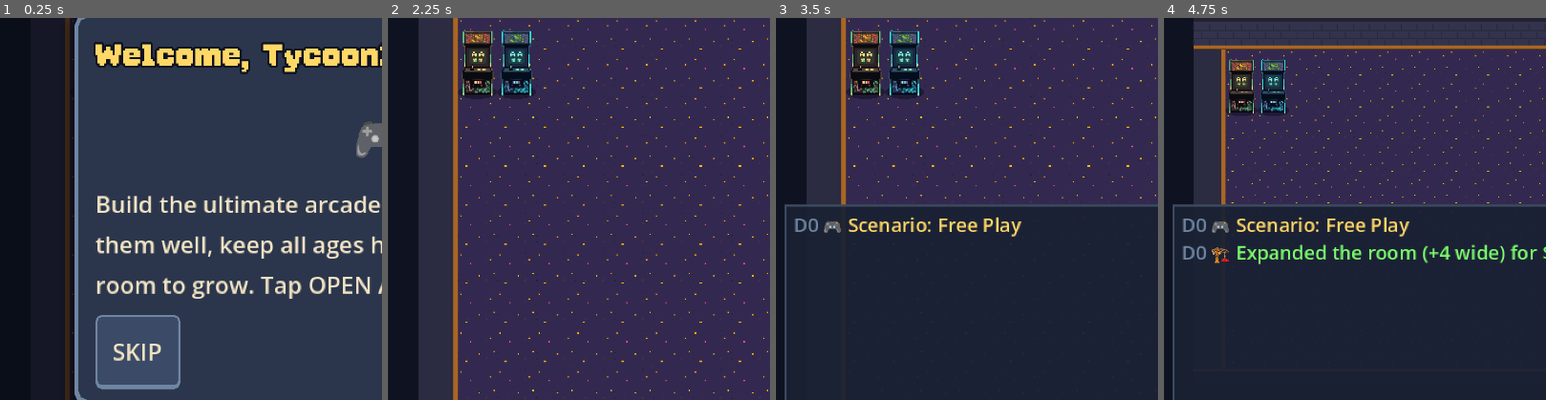
Above: before the commit, frames 1-4 (left to right).
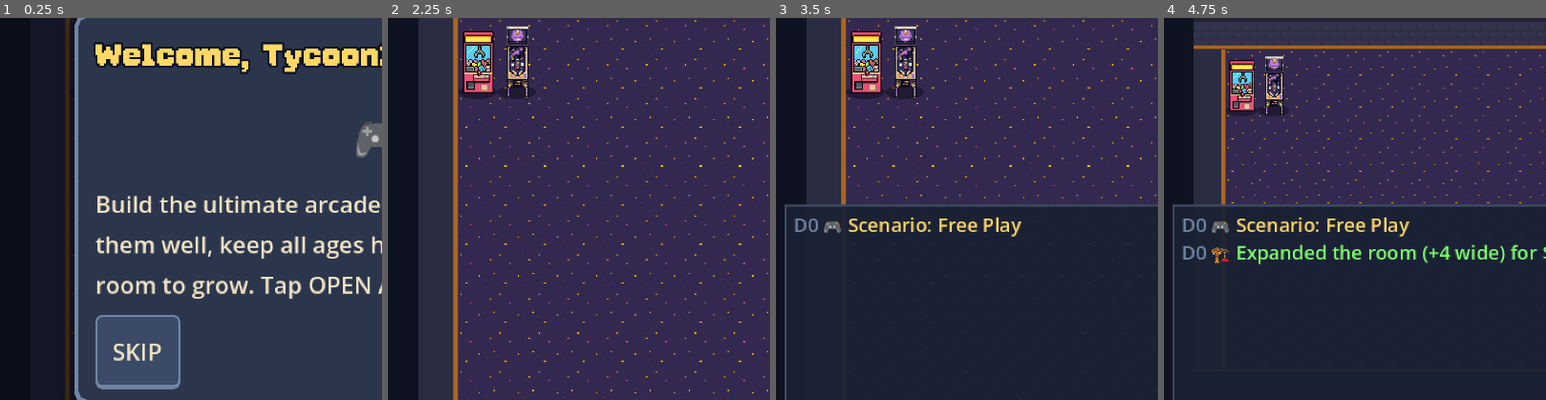
Above: after the commit, the same moments.

Repository: Funfetsunk/arcade_v2
Game: Godot game, scene res://main.tscn
The game is run twice, just before and just after one commit, with the same random seed, the same clock (stepped at 60 frames per second) and the same inputs.
Inputs:
- Up to frame 1 (0.25 s): no input
- Up to frame 2 (2.25 s): click "OPEN ARCADE" at 0.5 s; click "OPEN ARCADE" at 1.25 s; click "SKIP" at 2 s
- Up to frame 3 (3.5 s): click "📜 EVENT LOG" at 2.75 s
- Up to frame 4 (4.75 s): click "🕹 FLOOR" at 3.5 s; click "↔ Wider +4" at 4.25 s
The pictures show only the part of the screen within x 0-50%, y 25-75%; the shares and areas given below are measured in that part.

The runs differ from the first frame. In frame 2, 2.5% of the frame differs, in the area x 19-38%, y 2-22%; in frame 3, 2.5%; in frame 4, 1.7%.

Commit message:
Add cabinet art for the remaining 17 machines
Every machine now has its own four-facing PixelLab sprites, so the
tinted Space Defend placeholder is no longer used. First-pass art,
pending review.

Co-Authored-By: Claude Opus 5.5 <noreply@anthropic.com>

Diff:
--- a/data/catalogs/machines/air_hockey.tres
+++ b/data/catalogs/machines/air_hockey.tres
@@ -1,8 +1,12 @@
-[gd_resource type="Resource" script_class="MachineDef" load_steps=4 format=3]
+[gd_resource type="Resource" script_class="MachineDef" load_steps=8 format=3]
 
 [ext_resource type="Script" path="res://data/defs/machine_def.gd" id="1"]
 [ext_resource type="Resource" path="res://data/catalogs/genres/prize.tres" id="2"]
 [ext_resource type="PackedScene" path="res://minigames/airhockey/airhockey.tscn" id="3"]
+[ext_resource type="Texture2D" path="res://assets/sprites/cabinets/air_hockey/south.png" id="4"]
+[ext_resource type="Texture2D" path="res://assets/sprites/cabinets/air_hockey/east.png" id="5"]
+[ext_resource type="Texture2D" path="res://assets/sprites/cabinets/air_hockey/north.png" id="6"]
+[ext_resource type="Texture2D" path="res://assets/sprites/cabinets/air_hockey/west.png" id="7"]
 
 [resource]
 script = ExtResource("1")
@@ -21,4 +25,8 @@
 audience = 1
 special = 0
 genre = ExtResource("2")
+sprite_south = ExtResource("4")
+sprite_east = ExtResource("5")
+sprite_north = ExtResource("6")
+sprite_west = ExtResource("7")
 minigame = ExtResource("3")
--- a/data/catalogs/machines/basketball.tres
+++ b/data/catalogs/machines/basketball.tres
@@ -1,8 +1,12 @@
-[gd_resource type="Resource" script_class="MachineDef" load_steps=4 format=3]
+[gd_resource type="Resource" script_class="MachineDef" load_steps=8 format=3]
 
 [ext_resource type="Script" path="res://data/defs/machine_def.gd" id="1"]
 [ext_resource type="Resource" path="res://data/catalogs/genres/prize.tres" id="2"]
 [ext_resource type="PackedScene" path="res://minigames/hoops/hoops.tscn" id="3"]
+[ext_resource type="Texture2D" path="res://assets/sprites/cabinets/basketball/south.png" id="4"]
+[ext_resource type="Texture2D" path="res://assets/sprites/cabinets/basketball/east.png" id="5"]
+[ext_resource type="Texture2D" path="res://assets/sprites/cabinets/basketball/north.png" id="6"]
+[ext_resource type="Texture2D" path="res://assets/sprites/cabinets/basketball/west.png" id="7"]
 
 [resource]
 script = ExtResource("1")
@@ -21,4 +25,8 @@
 audience = 1
 special = 0
 genre = ExtResource("2")
+sprite_south = ExtResource("4")
+sprite_east = ExtResource("5")
+sprite_north = ExtResource("6")
+sprite_west = ExtResource("7")
 minigame = ExtResource("3")
--- a/data/catalogs/machines/claw.tres
+++ b/data/catalogs/machines/claw.tres
@@ -6,6 +6,10 @@
 [ext_resource type="Resource" path="res://data/catalogs/dip_switches/free_play.tres" id="4"]
 [ext_resource type="Script" path="res://data/defs/dip_switch_def.gd" id="5"]
 [ext_resource type="PackedScene" path="res://minigames/claw/claw.tscn" id="6"]
+[ext_resource type="Texture2D" path="res://assets/sprites/cabinets/claw/south.png" id="7"]
+[ext_resource type="Texture2D" path="res://assets/sprites/cabinets/claw/east.png" id="8"]
+[ext_resource type="Texture2D" path="res://assets/sprites/cabinets/claw/north.png" id="9"]
+[ext_resource type="Texture2D" path="res://assets/sprites/cabinets/claw/west.png" id="10"]
 
 [resource]
 script = ExtResource("1")
@@ -25,4 +29,8 @@
 special = 0
 genre = ExtResource("2")
 dip_switches = Array[ExtResource("5")]([ExtResource("3"), ExtResource("4")])
+sprite_south = ExtResource("7")
+sprite_east = ExtResource("8")
+sprite_north = ExtResource("9")
+sprite_west = ExtResource("10")
 minigame = ExtResource("6")
--- a/data/catalogs/machines/coin_push.tres
+++ b/data/catalogs/machines/coin_push.tres
@@ -1,10 +1,14 @@
-[gd_resource type="Resource" script_class="MachineDef" load_steps=6 format=3]
+[gd_resource type="Resource" script_class="MachineDef" load_steps=10 format=3]
 
 [ext_resource type="Script" path="res://data/defs/machine_def.gd" id="1"]
 [ext_resource type="Resource" path="res://data/catalogs/genres/prize.tres" id="2"]
 [ext_resource type="Resource" path="res://data/catalogs/dip_switches/win_rate.tres" id="3"]
 [ext_resource type="Resource" path="res://data/catalogs/dip_switches/free_play.tres" id="4"]
 [ext_resource type="Script" path="res://data/defs/dip_switch_def.gd" id="5"]
+[ext_resource type="Texture2D" path="res://assets/sprites/cabinets/coin_push/south.png" id="6"]
+[ext_resource type="Texture2D" path="res://assets/sprites/cabinets/coin_push/east.png" id="7"]
+[ext_resource type="Texture2D" path="res://assets/sprites/cabinets/coin_push/north.png" id="8"]
+[ext_resource type="Texture2D" path="res://assets/sprites/cabinets/coin_push/west.png" id="9"]
 
 [resource]
 script = ExtResource("1")
@@ -24,3 +28,7 @@
 special = 0
 genre = ExtResource("2")
 dip_switches = Array[ExtResource("5")]([ExtResource("3"), ExtResource("4")])
+sprite_south = ExtResource("6")
+sprite_east = ExtResource("7")
+sprite_north = ExtResource("8")
+sprite_west = ExtResource("9")
--- a/data/catalogs/machines/crane.tres
+++ b/data/catalogs/machines/crane.tres
@@ -6,6 +6,10 @@
 [ext_resource type="Resource" path="res://data/catalogs/dip_switches/free_play.tres" id="4"]
 [ext_resource type="Script" path="res://data/defs/dip_switch_def.gd" id="5"]
 [ext_resource type="PackedScene" path="res://minigames/crane/crane.tscn" id="6"]
+[ext_resource type="Texture2D" path="res://assets/sprites/cabinets/crane/south.png" id="7"]
+[ext_resource type="Texture2D" path="res://assets/sprites/cabinets/crane/east.png" id="8"]
+[ext_resource type="Texture2D" path="res://assets/sprites/cabinets/crane/north.png" id="9"]
+[ext_resource type="Texture2D" path="res://assets/sprites/cabinets/crane/west.png" id="10"]
 
 [resource]
 script = ExtResource("1")
@@ -25,4 +29,8 @@
 special = 0
 genre = ExtResource("2")
 dip_switches = Array[ExtResource("5")]([ExtResource("3"), ExtResource("4")])
+sprite_south = ExtResource("7")
+sprite_east = ExtResource("8")
+sprite_north = ExtResource("9")
+sprite_west = ExtResource("10")
 minigame = ExtResource("6")
--- a/data/catalogs/machines/ddr.tres
+++ b/data/catalogs/machines/ddr.tres
@@ -7,6 +7,10 @@
 [ext_resource type="Resource" path="res://data/catalogs/dip_switches/players.tres" id="5"]
 [ext_resource type="Resource" path="res://data/catalogs/dip_switches/free_play.tres" id="6"]
 [ext_resource type="Script" path="res://data/defs/dip_switch_def.gd" id="7"]
+[ext_resource type="Texture2D" path="res://assets/sprites/cabinets/ddr/south.png" id="8"]
+[ext_resource type="Texture2D" path="res://assets/sprites/cabinets/ddr/east.png" id="9"]
+[ext_resource type="Texture2D" path="res://assets/sprites/cabinets/ddr/north.png" id="10"]
+[ext_resource type="Texture2D" path="res://assets/sprites/cabinets/ddr/west.png" id="11"]
 
 [resource]
 script = ExtResource("1")
@@ -26,3 +30,7 @@
 special = 0
 genre = ExtResource("2")
 dip_switches = Array[ExtResource("7")]([ExtResource("3"), ExtResource("4"), ExtResource("5"), ExtResource("6")])
+sprite_south = ExtResource("8")
+sprite_east = ExtResource("9")
+sprite_north = ExtResource("10")
+sprite_west = ExtResource("11")
--- a/data/catalogs/machines/food_counter.tres
+++ b/data/catalogs/machines/food_counter.tres
@@ -1,6 +1,10 @@
-[gd_resource type="Resource" script_class="MachineDef" load_steps=2 format=3]
+[gd_resource type="Resource" script_class="MachineDef" load_steps=6 format=3]
 
 [ext_resource type="Script" path="res://data/defs/machine_def.gd" id="1"]
+[ext_resource type="Texture2D" path="res://assets/sprites/cabinets/food_counter/south.png" id="2"]
+[ext_resource type="Texture2D" path="res://assets/sprites/cabinets/food_counter/east.png" id="3"]
+[ext_resource type="Texture2D" path="res://assets/sprites/cabinets/food_counter/north.png" id="4"]
+[ext_resource type="Texture2D" path="res://assets/sprites/cabinets/food_counter/west.png" id="5"]
 
 [resource]
 script = ExtResource("1")
@@ -18,3 +22,7 @@
 type = 2
 audience = 4
 special = 0
+sprite_south = ExtResource("2")
+sprite_east = ExtResource("3")
+sprite_north = ExtResource("4")
+sprite_west = ExtResource("5")
--- a/data/catalogs/machines/jackpot_machine.tres
+++ b/data/catalogs/machines/jackpot_machine.tres
@@ -1,7 +1,11 @@
-[gd_resource type="Resource" script_class="MachineDef" load_steps=3 format=3]
+[gd_resource type="Resource" script_class="MachineDef" load_steps=7 format=3]
 
 [ext_resource type="Script" path="res://data/defs/machine_def.gd" id="1"]
 [ext_resource type="Resource" path="res://data/catalogs/genres/prize.tres" id="2"]
+[ext_resource type="Texture2D" path="res://assets/sprites/cabinets/jackpot_machine/south.png" id="3"]
+[ext_resource type="Texture2D" path="res://assets/sprites/cabinets/jackpot_machine/east.png" id="4"]
+[ext_resource type="Texture2D" path="res://assets/sprites/cabinets/jackpot_machine/north.png" id="5"]
+[ext_resource type="Texture2D" path="res://assets/sprites/cabinets/jackpot_machine/west.png" id="6"]
 
 [resource]
 script = ExtResource("1")
@@ -20,3 +24,7 @@
 audience = 3
 special = 1
 genre = ExtResource("2")
+sprite_south = ExtResource("3")
+sprite_east = ExtResource("4")
+sprite_north = ExtResource("5")
+sprite_west = ExtResource("6")
--- a/data/catalogs/machines/motion_sim.tres
+++ b/data/catalogs/machines/motion_sim.tres
@@ -1,7 +1,11 @@
-[gd_resource type="Resource" script_class="MachineDef" load_steps=3 format=3]
+[gd_resource type="Resource" script_class="MachineDef" load_steps=7 format=3]
 
 [ext_resource type="Script" path="res://data/defs/machine_def.gd" id="1"]
 [ext_resource type="Resource" path="res://data/catalogs/genres/rhythm.tres" id="2"]
+[ext_resource type="Texture2D" path="res://assets/sprites/cabinets/motion_sim/south.png" id="3"]
+[ext_resource type="Texture2D" path="res://assets/sprites/cabinets/motion_sim/east.png" id="4"]
+[ext_resource type="Texture2D" path="res://assets/sprites/cabinets/motion_sim/north.png" id="5"]
+[ext_resource type="Texture2D" path="res://assets/sprites/cabinets/motion_sim/west.png" id="6"]
 
 [resource]
 script = ExtResource("1")
@@ -20,3 +24,7 @@
 audience = 2
 special = 0
 genre = ExtResource("2")
+sprite_south = ExtResource("3")
+sprite_east = ExtResource("4")
+sprite_north = ExtResource("5")
+sprite_west = ExtResource("6")
--- a/data/catalogs/machines/photo_booth.tres
+++ b/data/catalogs/machines/photo_booth.tres
@@ -1,10 +1,14 @@
-[gd_resource type="Resource" script_class="MachineDef" load_steps=6 format=3]
+[gd_resource type="Resource" script_class="MachineDef" load_steps=10 format=3]
 
 [ext_resource type="Script" path="res://data/defs/machine_def.gd" id="1"]
 [ext_resource type="Resource" path="res://data/catalogs/genres/immersive.tres" id="2"]
 [ext_resource type="Resource" path="res://data/catalogs/dip_switches/print_quality.tres" id="3"]
 [ext_resource type="Resource" path="res://data/catalogs/dip_switches/free_play.tres" id="4"]
 [ext_resource type="Script" path="res://data/defs/dip_switch_def.gd" id="5"]
+[ext_resource type="Texture2D" path="res://assets/sprites/cabinets/photo_booth/south.png" id="6"]
+[ext_resource type="Texture2D" path="res://assets/sprites/cabinets/photo_booth/east.png" id="7"]
+[ext_resource type="Texture2D" path="res://assets/sprites/cabinets/photo_booth/north.png" id="8"]
+[ext_resource type="Texture2D" path="res://assets/sprites/cabinets/photo_booth/west.png" id="9"]
 
 [resource]
 script = ExtResource("1")
@@ -24,3 +28,7 @@
 special = 0
 genre = ExtResource("2")
 dip_switches = Array[ExtResource("5")]([ExtResource("3"), ExtResource("4")])
+sprite_south = ExtResource("6")
+sprite_east = ExtResource("7")
+sprite_north = ExtResource("8")
+sprite_west = ExtResource("9")
--- a/data/catalogs/machines/pinball.tres
+++ b/data/catalogs/machines/pinball.tres
@@ -6,6 +6,10 @@
 [ext_resource type="Resource" path="res://data/catalogs/dip_switches/extra_ball.tres" id="4"]
 [ext_resource type="Resource" path="res://data/catalogs/dip_switches/free_play.tres" id="5"]
 [ext_resource type="Script" path="res://data/defs/dip_switch_def.gd" id="6"]
+[ext_resource type="Texture2D" path="res://assets/sprites/cabinets/pinball/south.png" id="7"]
+[ext_resource type="Texture2D" path="res://assets/sprites/cabinets/pinball/east.png" id="8"]
+[ext_resource type="Texture2D" path="res://assets/sprites/cabinets/pinball/north.png" id="9"]
+[ext_resource type="Texture2D" path="res://assets/sprites/cabinets/pinball/west.png" id="10"]
 
 [resource]
 script = ExtResource("1")
@@ -25,3 +29,7 @@
 special = 0
 genre = ExtResource("2")
 dip_switches = Array[ExtResource("6")]([ExtResource("3"), ExtResource("4"), ExtResource("5")])
+sprite_south = ExtResource("7")
+sprite_east = ExtResource("8")
+sprite_north = ExtResource("9")
+sprite_west = ExtResource("10")
--- a/data/catalogs/machines/prize_counter.tres
+++ b/data/catalogs/machines/prize_counter.tres
@@ -1,6 +1,10 @@
-[gd_resource type="Resource" script_class="MachineDef" load_steps=2 format=3]
+[gd_resource type="Resource" script_class="MachineDef" load_steps=6 format=3]
 
 [ext_resource type="Script" path="res://data/defs/machine_def.gd" id="1"]
+[ext_resource type="Texture2D" path="res://assets/sprites/cabinets/prize_counter/south.png" id="2"]
+[ext_resource type="Texture2D" path="res://assets/sprites/cabinets/prize_counter/east.png" id="3"]
+[ext_resource type="Texture2D" path="res://assets/sprites/cabinets/prize_counter/north.png" id="4"]
+[ext_resource type="Texture2D" path="res://assets/sprites/cabinets/prize_counter/west.png" id="5"]
 
 [resource]
 script = ExtResource("1")
@@ -18,3 +22,7 @@
 type = 3
 audience = 4
 special = 0
+sprite_south = ExtResource("2")
+sprite_east = ExtResource("3")
+sprite_north = ExtResource("4")
+sprite_west = ExtResource("5")
--- a/data/catalogs/machines/racing.tres
+++ b/data/catalogs/machines/racing.tres
@@ -7,6 +7,10 @@
 [ext_resource type="Resource" path="res://data/catalogs/dip_switches/round_time.tres" id="5"]
 [ext_resource type="Resource" path="res://data/catalogs/dip_switches/free_play.tres" id="6"]
 [ext_resource type="Script" path="res://data/defs/dip_switch_def.gd" id="7"]
+[ext_resource type="Texture2D" path="res://assets/sprites/cabinets/racing/south.png" id="8"]
+[ext_resource type="Texture2D" path="res://assets/sprites/cabinets/racing/east.png" id="9"]
+[ext_resource type="Texture2D" path="res://assets/sprites/cabinets/racing/north.png" id="10"]
+[ext_resource type="Texture2D" path="res://assets/sprites/cabinets/racing/west.png" id="11"]
 
 [resource]
 script = ExtResource("1")
@@ -26,3 +30,7 @@
 special = 0
 genre = ExtResource("2")
 dip_switches = Array[ExtResource("7")]([ExtResource("3"), ExtResource("4"), ExtResource("5"), ExtResource("6")])
+sprite_south = ExtResource("8")
+sprite_east = ExtResource("9")
+sprite_north = ExtResource("10")
+sprite_west = ExtResource("11")
--- a/data/catalogs/machines/skee.tres
+++ b/data/catalogs/machines/skee.tres
@@ -6,6 +6,10 @@
 [ext_resource type="Resource" path="res://data/catalogs/dip_switches/free_play.tres" id="4"]
 [ext_resource type="Script" path="res://data/defs/dip_switch_def.gd" id="5"]
 [ext_resource type="PackedScene" path="res://minigames/aim/aim.tscn" id="6"]
+[ext_resource type="Texture2D" path="res://assets/sprites/cabinets/skee/south.png" id="7"]
+[ext_resource type="Texture2D" path="res://assets/sprites/cabinets/skee/east.png" id="8"]
+[ext_resource type="Texture2D" path="res://assets/sprites/cabinets/skee/north.png" id="9"]
+[ext_resource type="Texture2D" path="res://assets/sprites/cabinets/skee/west.png" id="10"]
 
 [resource]
 script = ExtResource("1")
@@ -25,4 +29,8 @@
 special = 0
 genre = ExtResource("2")
 dip_switches = Array[ExtResource("5")]([ExtResource("3"), ExtResource("4")])
+sprite_south = ExtResource("7")
+sprite_east = ExtResource("8")
+sprite_north = ExtResource("9")
+sprite_west = ExtResource("10")
 minigame = ExtResource("6")
--- a/data/catalogs/machines/social_hub.tres
+++ b/data/catalogs/machines/social_hub.tres
@@ -1,7 +1,11 @@
-[gd_resource type="Resource" script_class="MachineDef" load_steps=3 format=3]
+[gd_resource type="Resource" script_class="MachineDef" load_steps=7 format=3]
 
 [ext_resource type="Script" path="res://data/defs/machine_def.gd" id="1"]
 [ext_resource type="Resource" path="res://data/catalogs/genres/immersive.tres" id="2"]
+[ext_resource type="Texture2D" path="res://assets/sprites/cabinets/social_hub/south.png" id="3"]
+[ext_resource type="Texture2D" path="res://assets/sprites/cabinets/social_hub/east.png" id="4"]
+[ext_resource type="Texture2D" path="res://assets/sprites/cabinets/social_hub/north.png" id="5"]
+[ext_resource type="Texture2D" path="res://assets/sprites/cabinets/social_hub/west.png" id="6"]
 
 [resource]
 script = ExtResource("1")
@@ -20,3 +24,7 @@
 audience = 2
 special = 2
 genre = ExtResource("2")
+sprite_south = ExtResource("3")
+sprite_east = ExtResource("4")
+sprite_north = ExtResource("5")
+sprite_west = ExtResource("6")
--- a/data/catalogs/machines/vr.tres
+++ b/data/catalogs/machines/vr.tres
@@ -6,6 +6,10 @@
 [ext_resource type="Resource" path="res://data/catalogs/dip_switches/game_length.tres" id="4"]
 [ext_resource type="Resource" path="res://data/catalogs/dip_switches/free_play.tres" id="5"]
 [ext_resource type="Script" path="res://data/defs/dip_switch_def.gd" id="6"]
+[ext_resource type="Texture2D" path="res://assets/sprites/cabinets/vr/south.png" id="7"]
+[ext_resource type="Texture2D" path="res://assets/sprites/cabinets/vr/east.png" id="8"]
+[ext_resource type="Texture2D" path="res://assets/sprites/cabinets/vr/north.png" id="9"]
+[ext_resource type="Texture2D" path="res://assets/sprites/cabinets/vr/west.png" id="10"]
 
 [resource]
 script = ExtResource("1")
@@ -25,3 +29,7 @@
 special = 0
 genre = ExtResource("2")
 dip_switches = Array[ExtResource("6")]([ExtResource("3"), ExtResource("4"), ExtResource("5")])
+sprite_south = ExtResource("7")
+sprite_east = ExtResource("8")
+sprite_north = ExtResource("9")
+sprite_west = ExtResource("10")
--- a/data/catalogs/machines/whack.tres
+++ b/data/catalogs/machines/whack.tres
@@ -1,8 +1,12 @@
-[gd_resource type="Resource" script_class="MachineDef" load_steps=4 format=3]
+[gd_resource type="Resource" script_class="MachineDef" load_steps=8 format=3]
 
 [ext_resource type="Script" path="res://data/defs/machine_def.gd" id="1"]
 [ext_resource type="Resource" path="res://data/catalogs/genres/prize.tres" id="2"]
 [ext_resource type="PackedScene" path="res://minigames/whack/whack.tscn" id="3"]
+[ext_resource type="Texture2D" path="res://assets/sprites/cabinets/whack/south.png" id="4"]
+[ext_resource type="Texture2D" path="res://assets/sprites/cabinets/whack/east.png" id="5"]
+[ext_resource type="Texture2D" path="res://assets/sprites/cabinets/whack/north.png" id="6"]
+[ext_resource type="Texture2D" path="res://assets/sprites/cabinets/whack/west.png" id="7"]
 
 [resource]
 script = ExtResource("1")
@@ -21,4 +25,8 @@
 audience = 1
 special = 0
 genre = ExtResource("2")
+sprite_south = ExtResource("4")
+sprite_east = ExtResource("5")
+sprite_north = ExtResource("6")
+sprite_west = ExtResource("7")
 minigame = ExtResource("3")
Binary file added: assets/sprites/cabinets/air_hockey/east.png
Not shown, added: assets/sprites/cabinets/air_hockey/east.png.import
Binary file added: assets/sprites/cabinets/air_hockey/north.png
Not shown, added: assets/sprites/cabinets/air_hockey/north.png.import
Binary file added: assets/sprites/cabinets/air_hockey/south.png
Not shown, added: assets/sprites/cabinets/air_hockey/south.png.import
Binary file added: assets/sprites/cabinets/air_hockey/west.png
Not shown, added: assets/sprites/cabinets/air_hockey/west.png.import
Binary file added: assets/sprites/cabinets/basketball/east.png
Not shown, added: assets/sprites/cabinets/basketball/east.png.import
Binary file added: assets/sprites/cabinets/basketball/north.png
Not shown, added: assets/sprites/cabinets/basketball/north.png.import
(and 133 more such lines)
